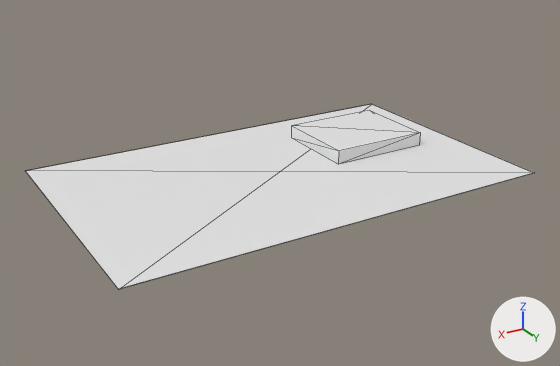
A saved change to the COLLADA model _assets/collada/scene.dae.
One viewpoint serves both versions: a camera (50 mm lens) standing at (389.0, 649.0, 312.0) and looking at (2.0, 4.0, -10.0). The axes (+X, +Y, +Z) are drawn at lower right. The lights are the same throughout. Mesh edges are drawn as thin lines.

Script lines for the objects in view, before the commit:
```python
me_cube_001 = bpy.data.meshes.new('Cube.001')
me_cube_001.from_pydata(...)  # 16 vertices, 24 faces; spans x -228.0..228.0, y -140.0..140.0, z 0.0..16.0
ob_cube = bpy.data.objects.new('Cube', me_cube_001)
ob_cube.location = (0.0, 0.0, 0.0)
```
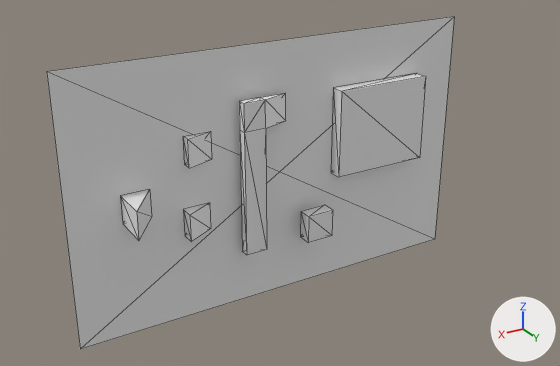
Pixel boxes [x1, y1, x2, y2] of what changed, in the pictures (560 x 366 px; the box of a moved part takes in the faces that stretch with it):
```json
{"object": "Cube", "change": "reshaped", "before": [26, 104, 534, 289], "after": [47, 17, 454, 349], "on screen": "20% narrower, 79% taller"}
{"part": 1, "of": "me_cube_001", "change": "moved or reshaped", "before": [26, 104, 534, 289], "after": [47, 17, 454, 349]}
{"part": 2, "of": "me_cube_001", "change": "moved or reshaped", "before": [292, 110, 421, 164], "after": [331, 73, 426, 177]}
{"part": 3, "of": "me_cube_001", "change": "added", "after": [300, 205, 333, 243]}
{"part": 4, "of": "me_cube_001", "change": "added", "after": [239, 93, 286, 255]}
{"part": 5, "of": "me_cube_001", "change": "added", "after": [120, 132, 211, 241]}
```

Edits to the scene script, one JSON object a line:
```json
{"block": "me_cube_001", "where": "# used by ob_cube; location = (0.0, 0.0, 0.0)"}
{"op": "remove", "block": "me_cube_001", "code": "me_cube_001.from_pydata(...)  # 16 vertices, 24 faces; spans x -228.0..228.0, y -140.0..140.0, z 0.0..16.0"}
{"op": "add", "block": "me_cube_001", "code": "me_cube_001.from_pydata(...)  # 56 vertices, 84 faces; spans x -228.0..228.0, y 0.0..42.0, z -140.0..140.0"}
{"block": "me_cube_001", "change": "me_cube_001 part 1: the loose piece of 8 vertices spanning x -228.0..228.0, y -140.0..140.0, z 0.0 is turned -90 degrees about the x axis through its middle"}
{"block": "me_cube_001", "change": "me_cube_001 part 2: the loose piece of 8 vertices spanning x -179.0..-66.0, y -82.0..14.0, z 0.0..16.0 is turned -90 degrees about the x axis through the mesh origin"}
{"block": "me_cube_001", "change": "me_cube_001 part 3: a new loose piece, a box spanning x -50.0..-19.0, y 13.0..29.0, z -76.0..-45.0"}
{"block": "me_cube_001", "change": "me_cube_001 part 4: a new loose piece of 14 vertices spanning x -3.0..50.0, y 7.0..18.0, z -77.0..88.0"}
{"block": "me_cube_001", "change": "me_cube_001 part 5"}
{"block": "me_cube_001", "change": "9 vertices are added at x 78.0..174.0, y 0.0..42.0, z -45.0..31.0"}
{"block": "me_cube_001", "change": "9 new vertices lie (0.0, 0.0, 29.0) away from vertices in x 78.0..174.0, y 0.0..42.0, z -45.0..31.0"}
{"block": "me_cube_001", "change": "24 new faces join them"}
```
